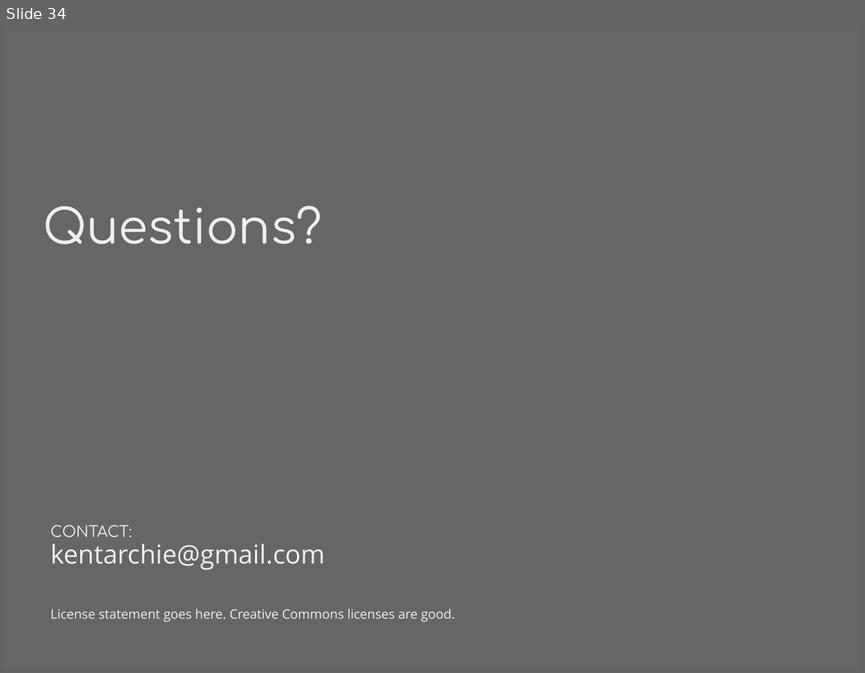
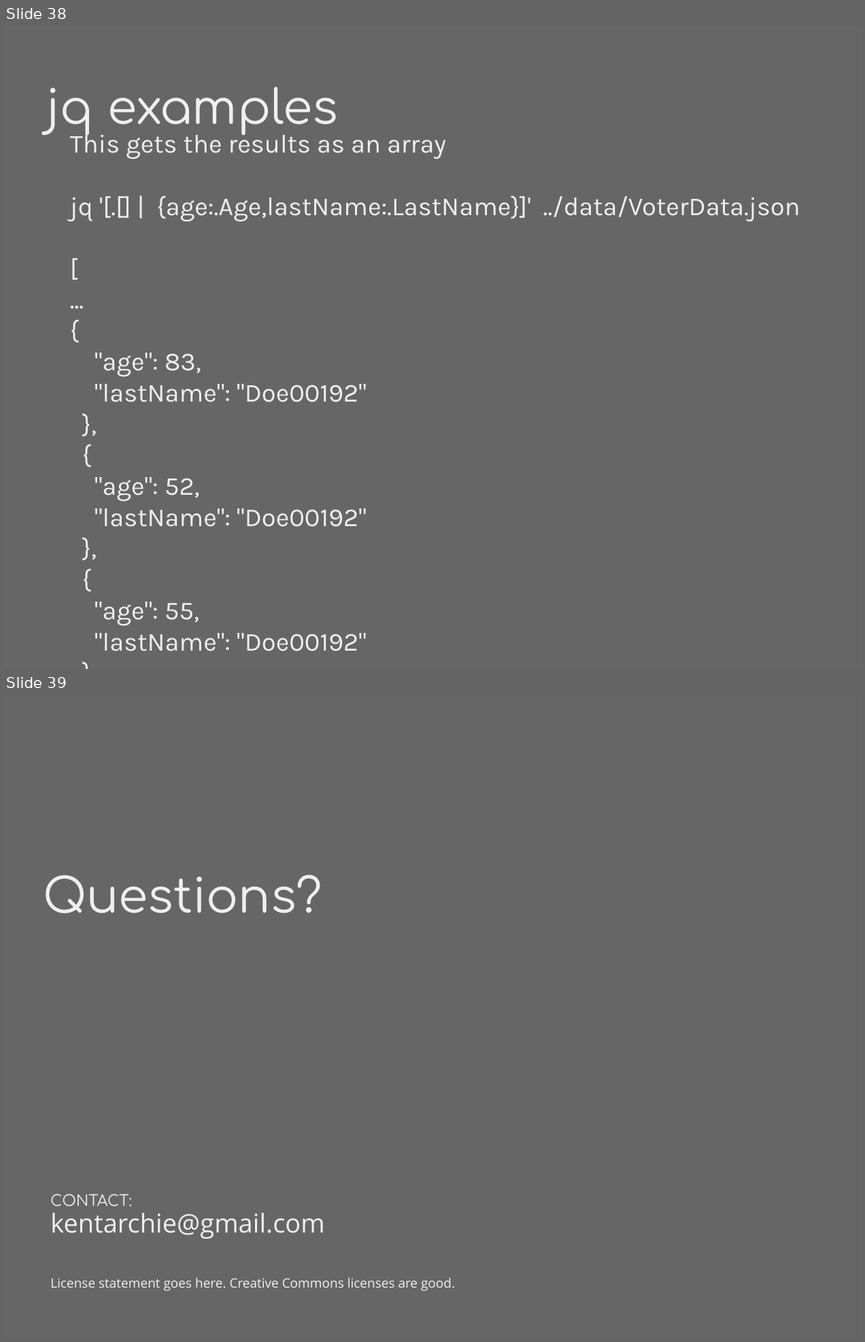
Before and after one commit to kentarchie/three-languages-talk, a slide deck: Slides/ThreeLanguages.odp. Shown one above the other, each under a label of ours: slide 34 before the commit, slides 38 and 39 after it. The pictures are 865x673 and 865x1342 pixels, drawn with LibreOffice and Linux fonts; fonts in the diff are those of the drawing. Boxes give left, top, right and bottom in pixels: in the first picture for what was removed or moved away, otherwise in the second. Text is boxed around its words. In the diff, an @@ line names an element or a change of style, - is before the commit and + after.

Commit message:
added jq examples plus some corrections

```diff
--- a/Slides/ThreeLanguages.odp
+++ b/Slides/ThreeLanguages.odp
@@ slide 38 added at box(4, 26, 861, 669), background #666666 @@
@@ title added at box(47, 87, 339, 135), 44 pt, text #EEEFF0 @@
+jq examples
@@ text added at box(70, 129, 800, 651), 24 pt, text #EEEFF0 @@
+This gets the results as an array
+jq '[.[] | {age:.Age,lastName:.LastName}]' ../data/VoterData.json
+[
+...
+{
+"age": 83,
+"lastName": "Doe00192"
+},
+{
+"age": 52,
+"lastName": "Doe00192"
+},
+{
+"age": 55,
+"lastName": "Doe00192"
+},
+...
+]
@@ what was slide 34 is now slide 39 @@
```
Also in this commit, not shown: 3 slides changed, 4 other slides added, 3 other files.
